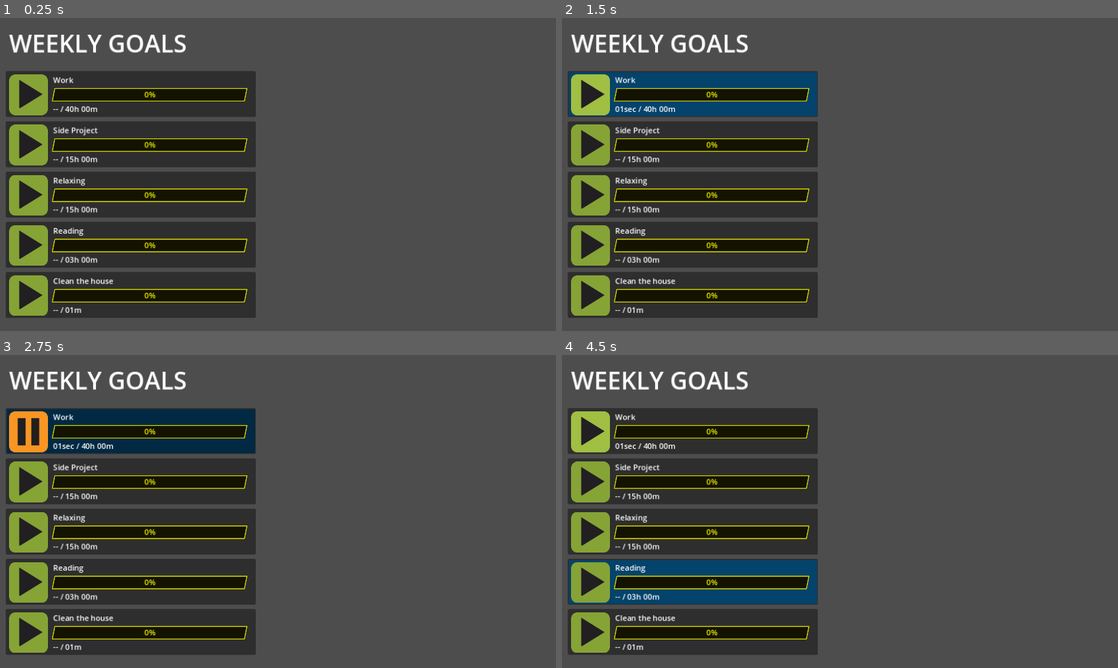
Above: before the commit, frames 1-4 (two rows, left to right).
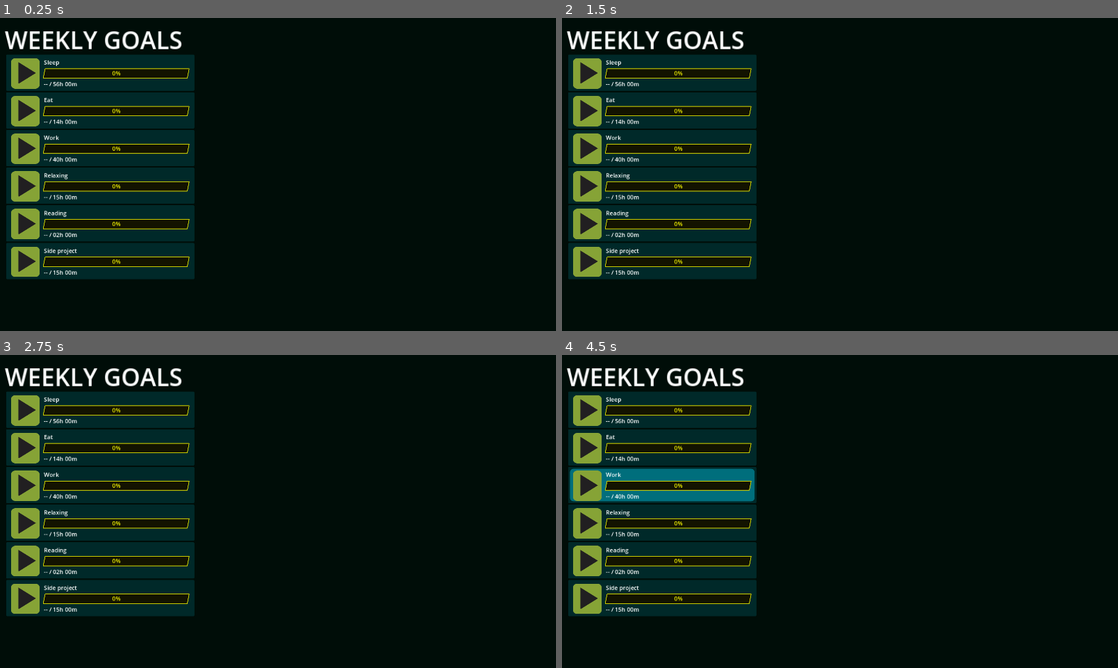
Above: after the commit, the same moments.

Repository: mathew-tran/productive
Game: Godot game, scene res://Main.tscn
The game is run twice, just before and just after one commit, with the same random seed, the same clock (stepped at 60 frames per second) and the same inputs.
Inputs (mouse positions are in pixels of both pictures, inside the frame that each line leads up to):
- Up to frame 1 (0.25 s): no input
- Up to frame 2 (1.5 s): click (589, 96) at 0.52 s; click (589, 96) at 1.27 s
- Up to frame 3 (2.75 s): click (27, 433) at 2.02 s
- Up to frame 4 (4.5 s): tap Enter at 2.75, 4.25 s; hold Tab (tab) 2.78-3.53 s; tap Space (pause) at 3.5 s; tap Tab (tab) at 3.6 s; hold Tab (tab) from 4.28 s (still down)

The runs differ from the first frame. In frame 1, 95% of the frame differs, in the area x 0-100%, y 0-100%; in frame 2, 95%; in frame 3, 95%; in frame 4, 95%.

Commit message:
working on the styling of it

Diff:
--- a/Main.tscn
+++ b/Main.tscn
@@ -1,8 +1,11 @@
-[gd_scene load_steps=4 format=3 uid="uid://bdu5oj5mt0ygf"]
+[gd_scene load_steps=5 format=3 uid="uid://bdu5oj5mt0ygf"]
 
 [ext_resource type="PackedScene" uid="uid://bodlyhu4lywei" path="res://Scenes/Goal.tscn" id="1_b47w2"]
 [ext_resource type="Script" path="res://Scripts/GoalContainer.gd" id="1_ru3c7"]
 [ext_resource type="AudioStream" uid="uid://cgbtwfv1xh10" path="res://Audio/switch17.wav" id="2_cdta8"]
+
+[sub_resource type="StyleBoxFlat" id="StyleBoxFlat_b2rn8"]
+bg_color = Color(2.03052e-08, 0.052976, 0.0330747, 1)
 
 [node name="Control" type="Control"]
 layout_mode = 3
@@ -12,31 +15,51 @@
 grow_horizontal = 2
 grow_vertical = 2
 
-[node name="VBoxContainer" type="VBoxContainer" parent="."]
-layout_mode = 0
-offset_left = 19.0
-offset_top = 17.0
-offset_right = 519.0
-offset_bottom = 320.0
-theme_override_constants/separation = 30
+[node name="Panel" type="Panel" parent="."]
+layout_mode = 1
+anchors_preset = 15
+anchor_right = 1.0
+anchor_bottom = 1.0
+grow_horizontal = 2
+grow_vertical = 2
+theme_override_styles/panel = SubResource("StyleBoxFlat_b2rn8")
 
-[node name="Label" type="Label" parent="VBoxContainer"]
+[node name="Label" type="Label" parent="."]
 layout_mode = 2
+offset_left = 10.0
+offset_top = 10.0
+offset_right = 510.0
+offset_bottom = 79.0
 theme_override_font_sizes/font_size = 50
 text = "WEEKLY GOALS"
 
+[node name="VBoxContainer" type="VBoxContainer" parent="."]
+layout_mode = 2
+offset_left = 18.0
+offset_top = 81.0
+offset_right = 518.0
+offset_bottom = 493.0
+scale = Vector2(0.75, 0.75)
+theme_override_constants/separation = 30
+
 [node name="GoalContainer" type="VBoxContainer" parent="VBoxContainer"]
 layout_mode = 2
+size_flags_vertical = 0
 script = ExtResource("1_ru3c7")
+
+[node name="Goal7" parent="VBoxContainer/GoalContainer" instance=ExtResource("1_b47w2")]
+layout_mode = 2
+GoalName = "Sleep"
+GoalInHours = 56
+
+[node name="Goal8" parent="VBoxContainer/GoalContainer" instance=ExtResource("1_b47w2")]
+layout_mode = 2
+GoalName = "Eat"
+GoalInHours = 14
 
 [node name="Goal5" parent="VBoxContainer/GoalContainer" instance=ExtResource("1_b47w2")]
 layout_mode = 2
 GoalName = "Work"
-
-[node name="Goal" parent="VBoxContainer/GoalContainer" instance=ExtResource("1_b47w2")]
-layout_mode = 2
-GoalName = "Side Project"
-GoalInHours = 15
 
 [node name="Goal2" parent="VBoxContainer/GoalContainer" instance=ExtResource("1_b47w2")]
 layout_mode = 2
@@ -46,13 +69,12 @@
 [node name="Goal3" parent="VBoxContainer/GoalContainer" instance=ExtResource("1_b47w2")]
 layout_mode = 2
 GoalName = "Reading"
-GoalInHours = 3
+GoalInHours = 2
 
-[node name="Goal4" parent="VBoxContainer/GoalContainer" instance=ExtResource("1_b47w2")]
+[node name="Goal6" parent="VBoxContainer/GoalContainer" instance=ExtResource("1_b47w2")]
 layout_mode = 2
-GoalName = "Clean the house"
-GoalInHours = 0
-GoalInMinutes = 1
+GoalName = "Side project"
+GoalInHours = 15
 
 [node name="Node" type="Node" parent="."]
 
--- a/Scenes/Goal.tscn
+++ b/Scenes/Goal.tscn
@@ -1,10 +1,22 @@
-[gd_scene load_steps=9 format=3 uid="uid://bodlyhu4lywei"]
+[gd_scene load_steps=10 format=3 uid="uid://bodlyhu4lywei"]
 
 [ext_resource type="Script" path="res://Scripts/Goal.gd" id="1_1uym3"]
 [ext_resource type="PackedScene" uid="uid://3sltofvl4a3i" path="res://Scenes/PlayButton.tscn" id="1_ebre7"]
 
+[sub_resource type="StyleBoxFlat" id="StyleBoxFlat_04v2r"]
+bg_color = Color(0, 0.162369, 0.160995, 1)
+corner_radius_top_left = 3
+corner_radius_top_right = 3
+corner_radius_bottom_right = 3
+corner_radius_bottom_left = 3
+
 [sub_resource type="StyleBoxFlat" id="StyleBoxFlat_dy6u0"]
-bg_color = Color(0.0171898, 0.261709, 0.421107, 1)
+bg_color = Color(0, 0.671684, 0.781664, 1)
+corner_radius_top_left = 10
+corner_radius_top_right = 10
+corner_radius_bottom_right = 10
+corner_radius_bottom_left = 10
+corner_detail = 20
 
 [sub_resource type="StyleBoxFlat" id="StyleBoxFlat_e342l"]
 bg_color = Color(0.0748453, 0.0748453, 0.0748452, 1)
@@ -62,22 +74,25 @@
 script = ExtResource("1_1uym3")
 
 [node name="Panel" type="Panel" parent="."]
+custom_minimum_size = Vector2(520, 100)
 layout_mode = 0
 offset_left = -7.0
 offset_top = -7.0
 offset_right = 511.0
 offset_bottom = 88.0
+theme_override_styles/panel = SubResource("StyleBoxFlat_04v2r")
 
 [node name="ActivePanel" type="Panel" parent="Panel"]
+self_modulate = Color(1, 1, 1, 0.52549)
 layout_mode = 1
 anchors_preset = 8
 anchor_left = 0.5
 anchor_top = 0.5
 anchor_right = 0.5
 anchor_bottom = 0.5
-offset_left = -257.5
+offset_left = -255.0
 offset_top = -45.0
-offset_right = 257.5
+offset_right = 255.0
 offset_bottom = 45.0
 grow_horizontal = 2
 grow_vertical = 2
@@ -86,8 +101,10 @@
 [node name="HBoxContainer" type="HBoxContainer" parent="."]
 custom_minimum_size = Vector2(50, 50)
 layout_mode = 0
-offset_right = 594.0
-offset_bottom = 54.0
+offset_left = 6.0
+offset_top = 3.0
+offset_right = 503.0
+offset_bottom = 84.0
 theme_override_constants/separation = 11
 
 [node name="Button" parent="HBoxContainer" instance=ExtResource("1_ebre7")]
